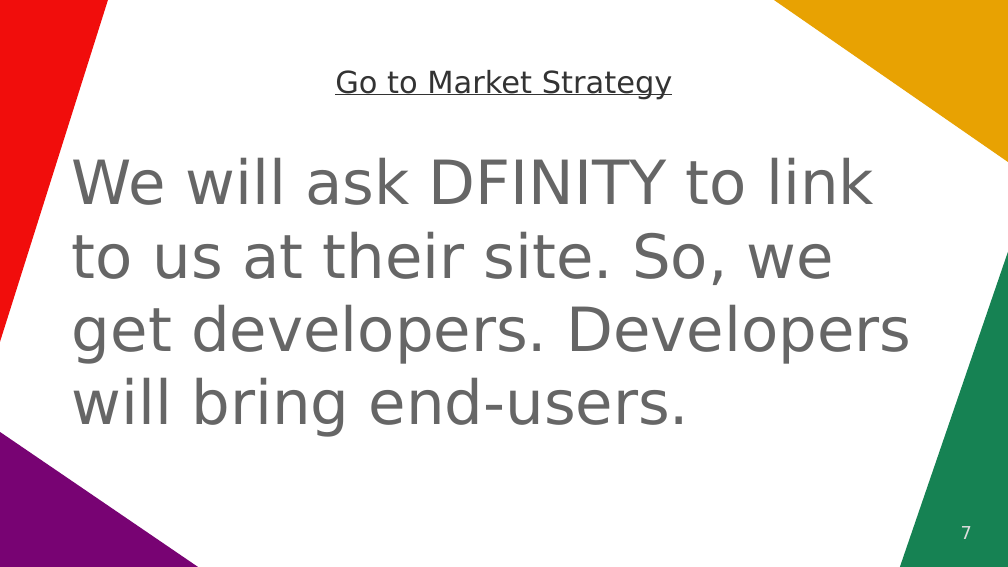
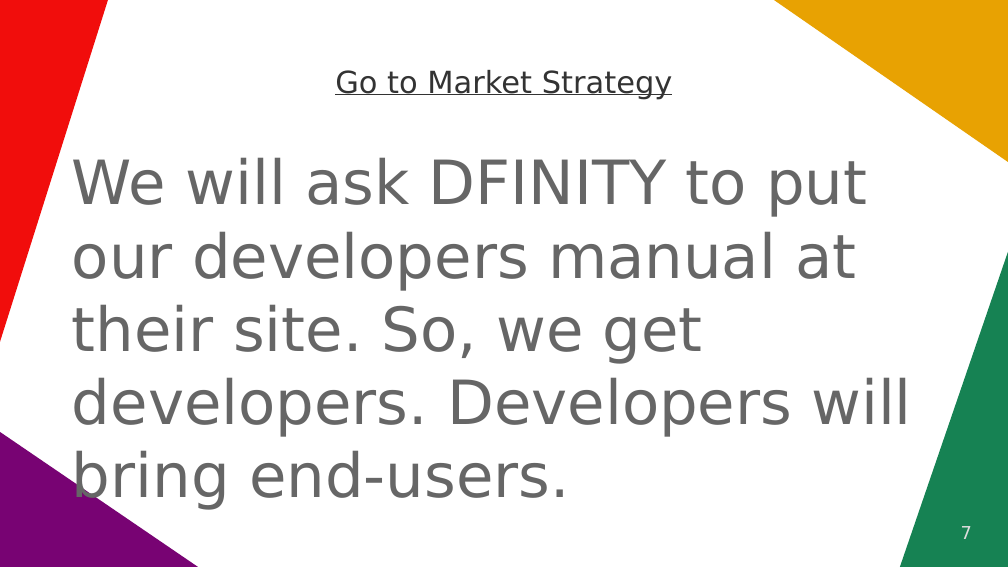
Before and after one commit to vporton/icp-package-manager, a slide deck: slide 7 of docs/short-pitchdeck.odp. Drawn at 1008x567 pixels with LibreOffice and Linux fonts; fonts in the diff are those of the drawing. Boxes give left, top, right and bottom in pixels: in the first picture for what was removed or moved away, otherwise in the second. Text is boxed around its words. In the diff, an @@ line names an element or a change of style, - is before the commit and + after.

```diff
--- a/docs/short-pitchdeck.odp
+++ b/docs/short-pitchdeck.odp
@@ text at (x1=72, y1=157, x2=911, y2=510): text changed @@
-We will ask DFINITY to link to us at their site. So, we get developers. Developers will bring end-users.
+We will ask DFINITY to put our developers manual at their site. So, we get developers. Developers will bring end-users.
```
Also in this commit, not shown: 5 other slides changed.
